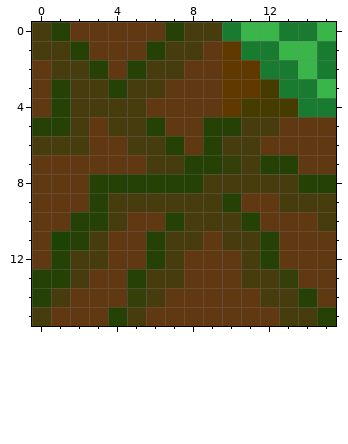
File history of a pixel-art sprite, Curse Of The Jungle/sprites/spr_tile/150b2d94-7a2d-4789-ab4f-db8364ff0cd6.png. This is how it looked before the edit.
The file is 16x16 pixels. Colours within 5 levels of each other are drawn and written as one.
The same view after the edit:
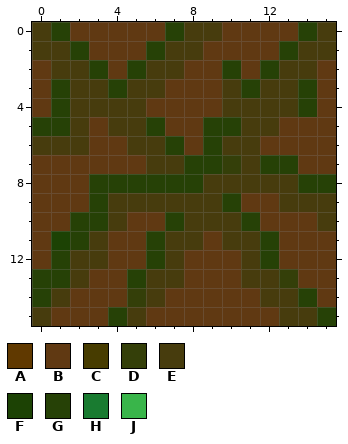
Palette (. is transparent): A #603900  B #603912  C #473c00  D #343f09  E #473c0d  F #1c4204  G #264106  H #197b30  J #39b54a
The exact change:
y 0: x 10..15 HJJHHJ -> BBBBGE
y 1: x 10..15 AHHJJH -> BBBGEE
y 2: x 10..15 AAHHJH -> GBGEEB
y 3: x 10..15 AACHHJ -> EGEEGB
y 4: x 10..15 ACCCHH -> EEEEGB
